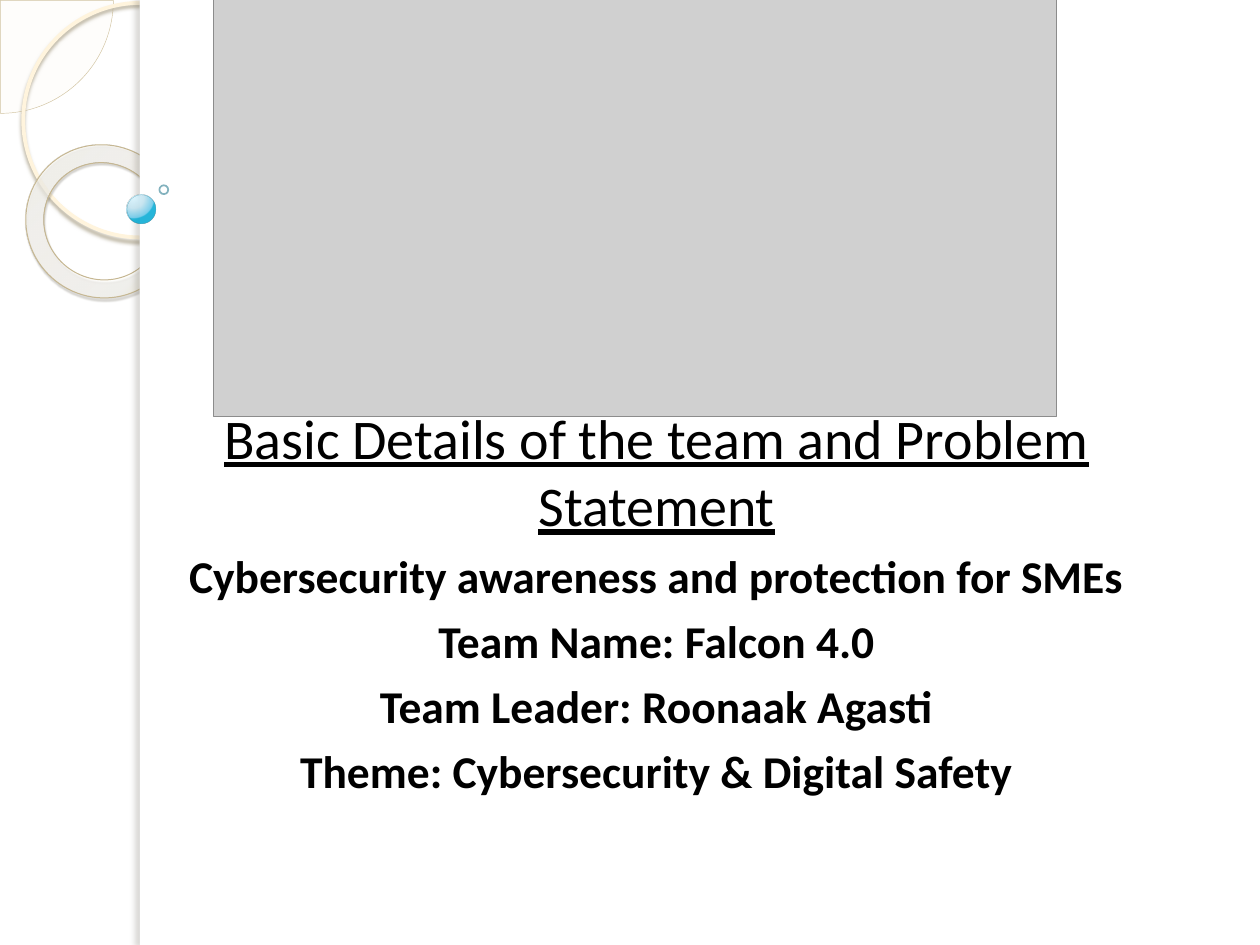
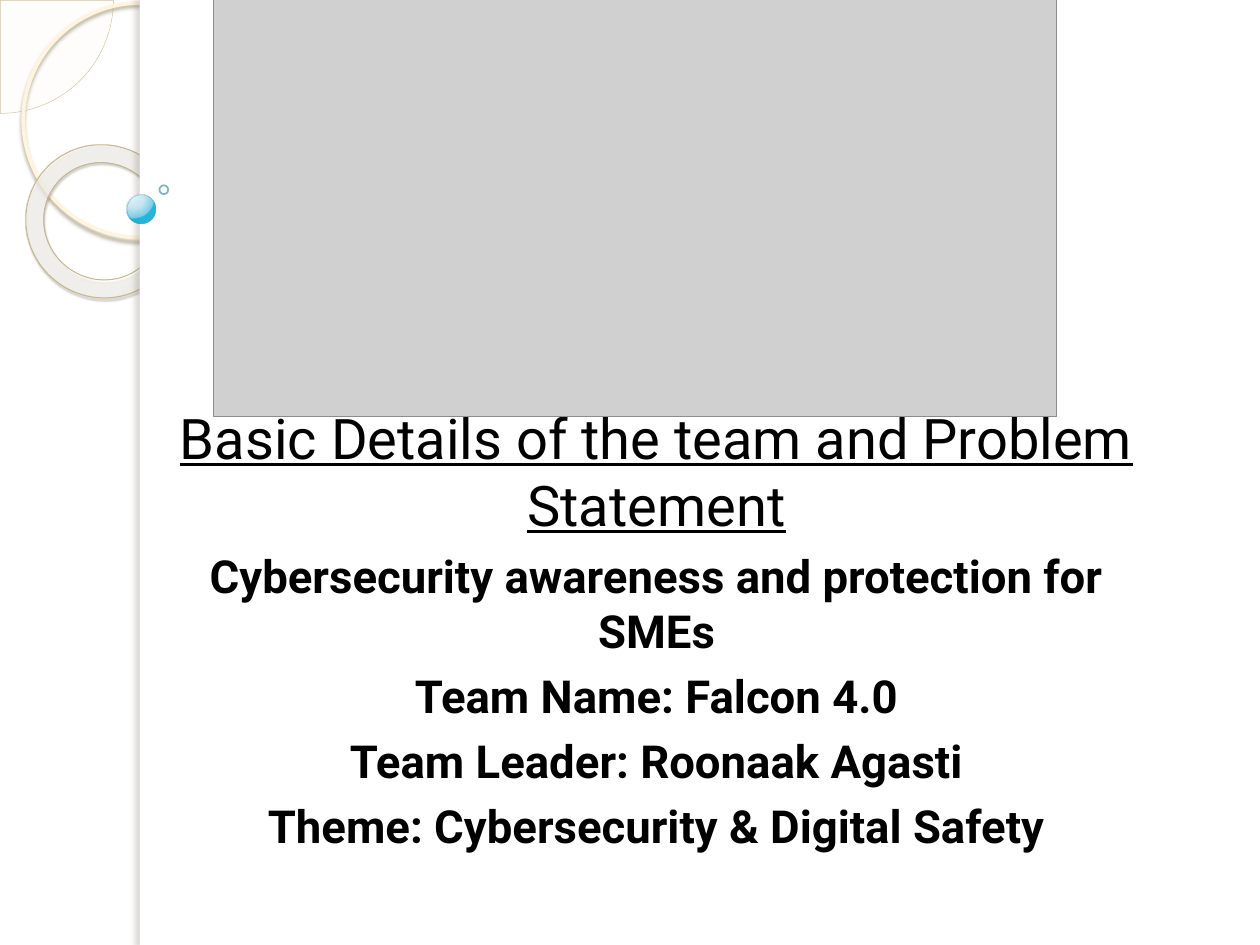
Before and after one commit to dkwritescode/Sentinel, a slide deck: slide 1 of senti-ppt.pptx. Drawn at 1260x945 pixels with LibreOffice and Linux fonts; fonts in the diff are those of the drawing; grey boxes stand for pictures; background and template pictures are left out. Boxes give left, top, right and bottom in pixels: in the first picture for what was removed or moved away, otherwise in the second. Text is boxed around its words. In the diff, an @@ line names an element or a change of style, - is before the commit and + after.

```diff
--- a/senti-ppt.pptx
+++ b/senti-ppt.pptx
@@ subtitle "Basic Details of the team ..." at [154,403,1155,900]: font Calibri to Roboto @@
```
Also in this commit, not shown: 2 other slides changed, 4 slides added.
